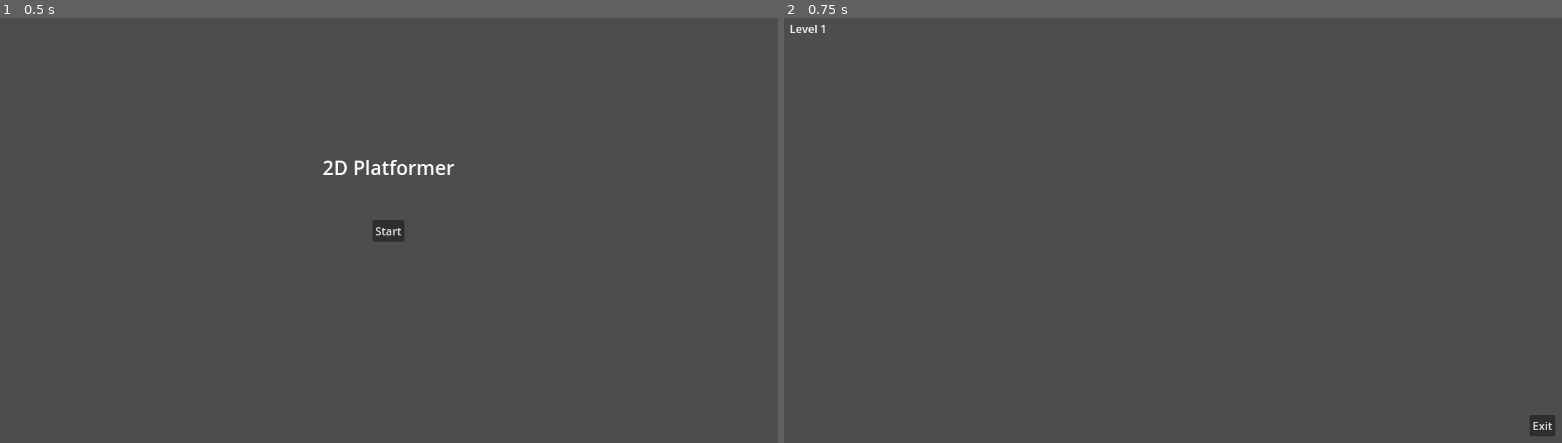
Above: before the commit, frames 1-2 (left to right).
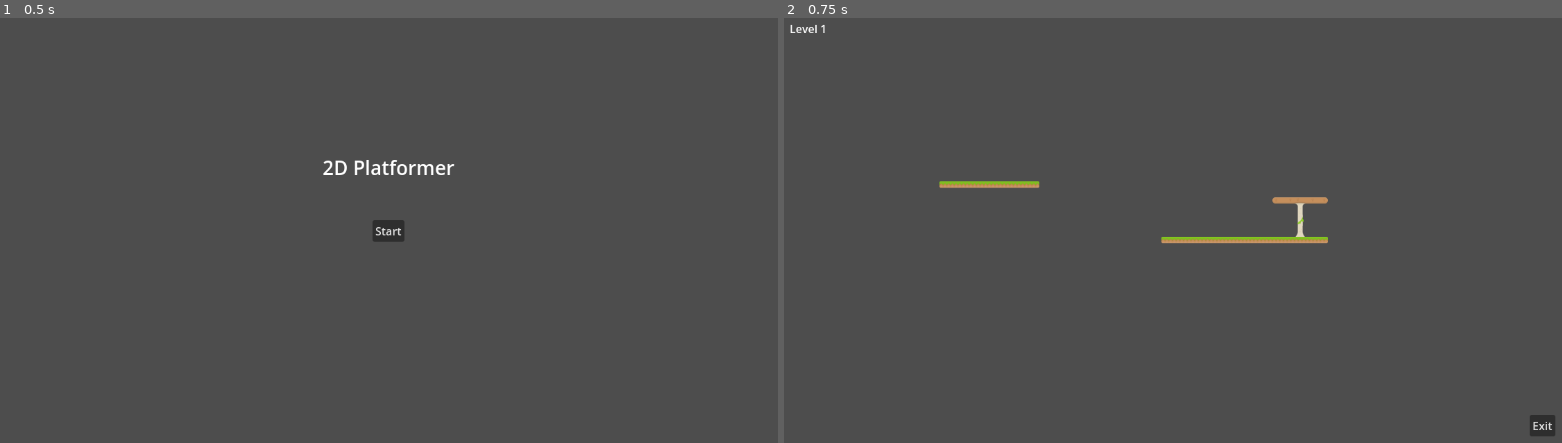
Above: after the commit, the same moments.

Repository: alisha356/Major-Project
Game: Godot game, scene res://main_menu.tscn
Two runs of this game, one before a commit and one after it. Both use one fixed random seed, a clock stepped at 60 frames per second and the inputs below.
Inputs:
- Up to frame 1 (0.5 s): no input
- Up to frame 2 (0.75 s): click "Start" at 0.5 s

Frame 1 is identical in both runs. In frame 2, 0.7% of the frame differs, in the area x 19-70%, y 38-53%.

Commit message:
Sprites
Added static sprite images to the tilemap.

Diff:
--- a/level_1.tscn
+++ b/level_1.tscn
@@ -6,6 +6,9 @@
 [ext_resource type="Texture2D" uid="uid://birlm40hl62dp" path="res://Assets/Grass Tiles.png" id="4_754rd"]
 [ext_resource type="Texture2D" uid="uid://dw8d63d4d3h48" path="res://Assets/Sand Tiles.png" id="5_xlqqe"]
 [ext_resource type="Texture2D" uid="uid://ccpfbyia4drt" path="res://Assets/Mushies.png" id="6_6qeaa"]
+[ext_resource type="Texture2D" uid="uid://cc5pqwy3rpy81" path="res://Assets/Idle.png" id="7_w2v7f"]
+[ext_resource type="Texture2D" uid="uid://dq4gbe3hnnneq" path="res://Assets/Walking.png" id="8_vfydf"]
+[ext_resource type="Texture2D" uid="uid://dxyqgx6qid4qd" path="res://Assets/Jumping.png" id="9_ep7h4"]
 
 [sub_resource type="TileSetAtlasSource" id="TileSetAtlasSource_jp1jb"]
 texture = ExtResource("2_bko8i")
@@ -120,12 +123,82 @@
 5:4/0 = 0
 6:4/0 = 0
 
+[sub_resource type="TileSetAtlasSource" id="TileSetAtlasSource_n3jq5"]
+texture = ExtResource("7_w2v7f")
+0:0/0 = 0
+1:0/0 = 0
+2:0/0 = 0
+3:0/0 = 0
+0:1/0 = 0
+1:1/0 = 0
+2:1/0 = 0
+3:1/0 = 0
+0:2/0 = 0
+1:2/0 = 0
+2:2/0 = 0
+3:2/0 = 0
+0:3/0 = 0
+1:3/0 = 0
+2:3/0 = 0
+3:3/0 = 0
+
+[sub_resource type="TileSetAtlasSource" id="TileSetAtlasSource_wuecu"]
+texture = ExtResource("8_vfydf")
+1:0/0 = 0
+2:0/0 = 0
+3:0/0 = 0
+4:0/0 = 0
+0:1/0 = 0
+1:1/0 = 0
+2:1/0 = 0
+3:1/0 = 0
+4:1/0 = 0
+5:1/0 = 0
+0:2/0 = 0
+1:2/0 = 0
+2:2/0 = 0
+3:2/0 = 0
+4:2/0 = 0
+5:2/0 = 0
+0:3/0 = 0
+1:3/0 = 0
+2:3/0 = 0
+3:3/0 = 0
+4:3/0 = 0
+5:3/0 = 0
+
+[sub_resource type="TileSetAtlasSource" id="TileSetAtlasSource_6wcm7"]
+texture = ExtResource("9_ep7h4")
+0:0/0 = 0
+1:0/0 = 0
+2:0/0 = 0
+3:0/0 = 0
+0:1/0 = 0
+1:1/0 = 0
+2:1/0 = 0
+3:1/0 = 0
+0:2/0 = 0
+1:2/0 = 0
+2:2/0 = 0
+3:2/0 = 0
+0:3/0 = 0
+1:3/0 = 0
+2:3/0 = 0
+3:3/0 = 0
+0:4/0 = 0
+1:4/0 = 0
+2:4/0 = 0
+3:4/0 = 0
+
 [sub_resource type="TileSet" id="TileSet_mq3wb"]
 sources/0 = SubResource("TileSetAtlasSource_jp1jb")
 sources/1 = SubResource("TileSetAtlasSource_bma0f")
 sources/2 = SubResource("TileSetAtlasSource_vvrcw")
 sources/3 = SubResource("TileSetAtlasSource_wi6hi")
 sources/4 = SubResource("TileSetAtlasSource_cqfbk")
+sources/5 = SubResource("TileSetAtlasSource_n3jq5")
+sources/6 = SubResource("TileSetAtlasSource_wuecu")
+sources/7 = SubResource("TileSetAtlasSource_6wcm7")
 
 [node name="Level 1" type="Node2D"]
 script = ExtResource("1_yrobd")
@@ -147,5 +220,6 @@
 [node name="TileMap" type="TileMap" parent="."]
 tile_set = SubResource("TileSet_mq3wb")
 format = 2
+layer_0/tile_data = PackedInt32Array(1048591, 65538, 0, 1048592, 131074, 0, 1048593, 131074, 0, 1048594, 131074, 0, 1048595, 131074, 0, 1048596, 131074, 0, 1048597, 131074, 0, 1048598, 131074, 0, 1048599, 196610, 0, 1376291, 65538, 0, 1376292, 131074, 0, 1376293, 131074, 0, 1376294, 131074, 0, 1376295, 131074, 0, 1376296, 131074, 0, 1376297, 131074, 0, 1376298, 131074, 0, 1376299, 131074, 0, 1376300, 131074, 0, 1376301, 131074, 0, 1376302, 131074, 0, 1376303, 131074, 0, 1376304, 131074, 0, 1376305, 196610, 0, 1114157, 4, 1, 1114158, 65540, 1, 1114159, 131076, 1, 1114160, 65540, 1, 1114161, 196612, 1, 1179695, 327684, 3, 1245231, 393220, 3, 1310767, 262148, 2)
 
 [connection signal="pressed" from="Exit Button" to="." method="_on_exit_button_pressed"]
Binary file added: Assets/Idle.png
Not shown, added: Assets/Idle.png.import
Binary file added: Assets/Jumping.png
Not shown, added: Assets/Jumping.png.import
Binary file changed: Assets/Mushies.png
Binary file added: Assets/Walking.png
Not shown, added: Assets/Walking.png.import
Not shown: 1 places in level_1.tscn that only renumber resources
